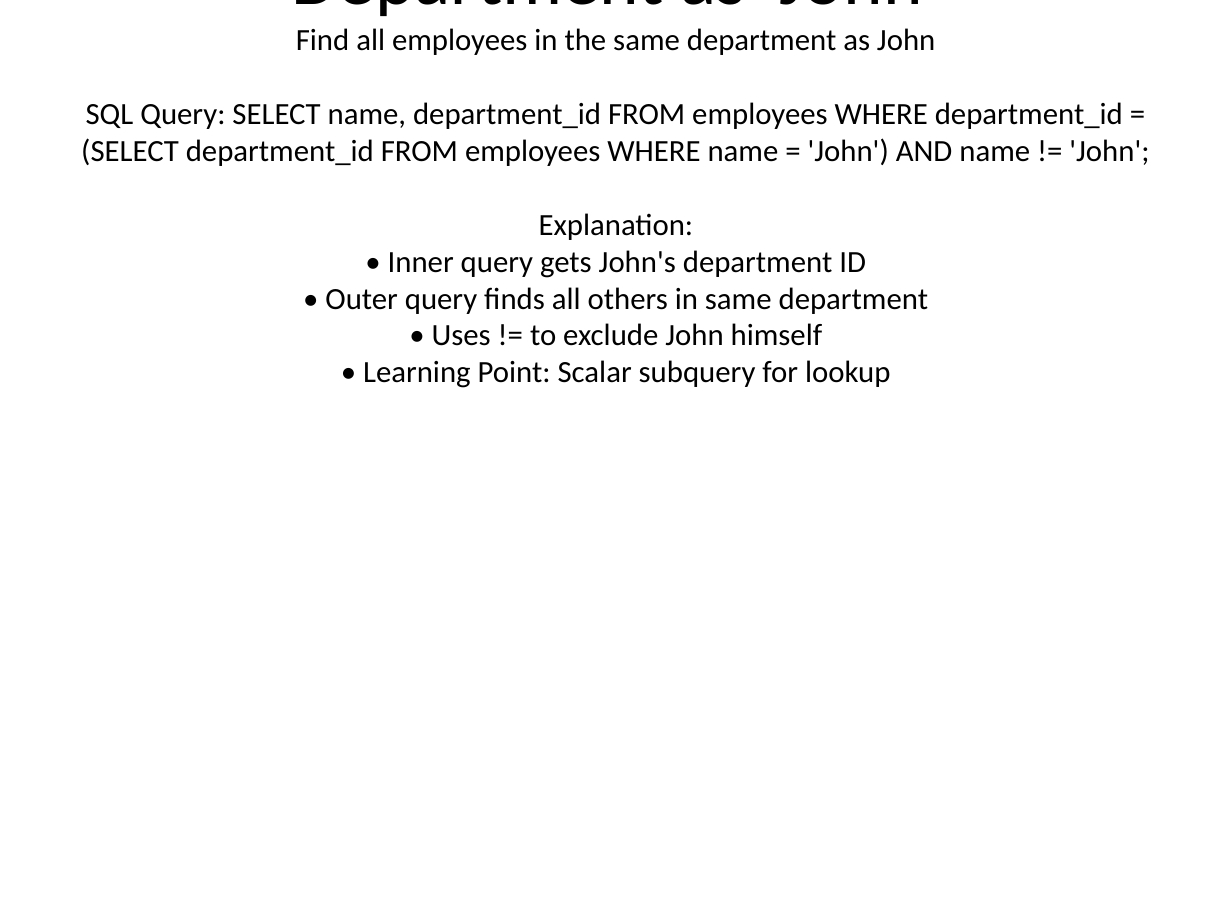
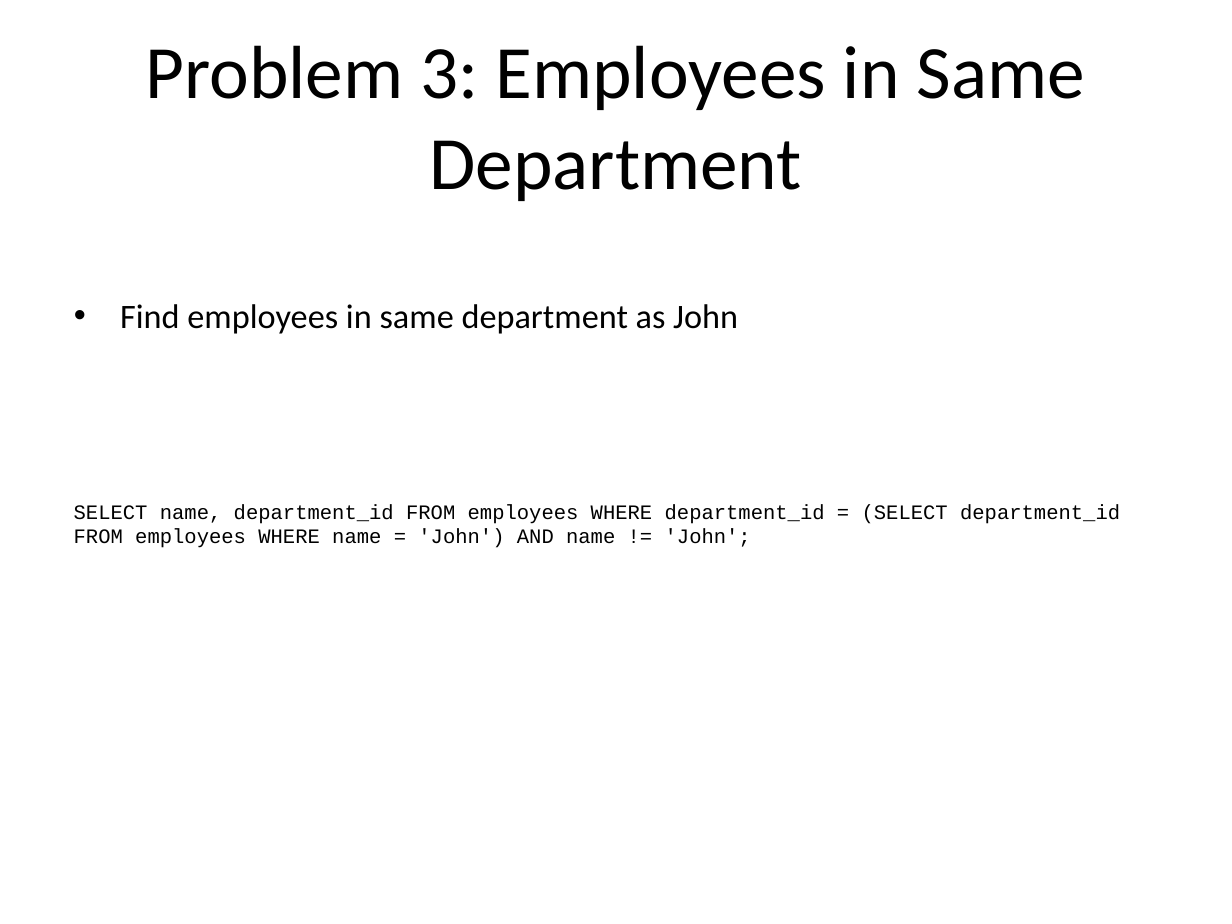
Before and after one commit to parth5012/cron-system, a slide deck: slide 8 of static/sql-subqueries-presentation/SQL_Subqueries_Presentation.pptx. Drawn at 1232x924 pixels with LibreOffice and Linux fonts; fonts in the diff are those of the drawing. Boxes give left, top, right and bottom in pixels: in the first picture for what was removed or moved away, otherwise in the second. Text is boxed around its words. In the diff, an @@ line names an element or a change of style, - is before the commit and + after.

```diff
--- a/static/sql-subqueries-presentation/SQL_Subqueries_Presentation.pptx
+++ b/static/sql-subqueries-presentation/SQL_Subqueries_Presentation.pptx
@@ title at <box>146,45,1085,201</box>: text changed; size 18 to 44 pt @@
-Problem 3: Employees in Same Department as 'John'
-Find all employees in the same department as John
-SQL Query: SELECT name, department_id FROM employees WHERE department_id = (SELECT department_id FROM employees WHERE name = 'John') AND name != 'John';
-Explanation:
-• Inner query gets John's department ID
-• Outer query finds all others in same department
-• Uses != to exclude John himself
-• Learning Point: Scalar subquery for lookup
+Problem 3: Employees in Same Department
@@ text added at <box>120,304,738,334</box>, 20 pt, text #000000 @@
+• Find employees in same department as John
@@ text added at <box>74,504,1120,548</box>, 12 pt, text #000000 @@
+SELECT name, department_id FROM employees WHERE department_id = (SELECT department_id FROM employees WHERE name = 'John') AND name != 'John';
```
Also in this commit, not shown: 14 other slides changed.
